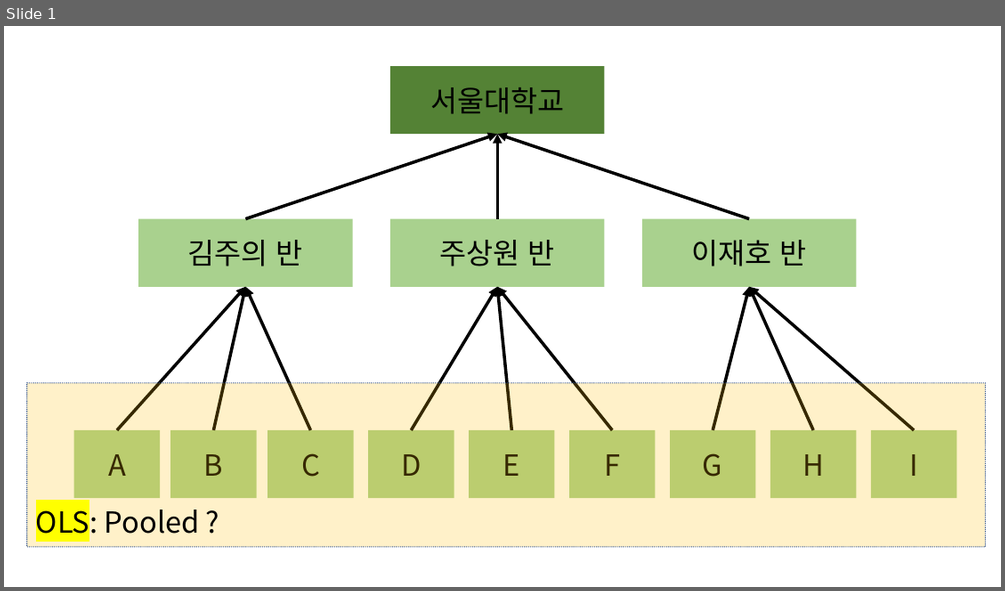
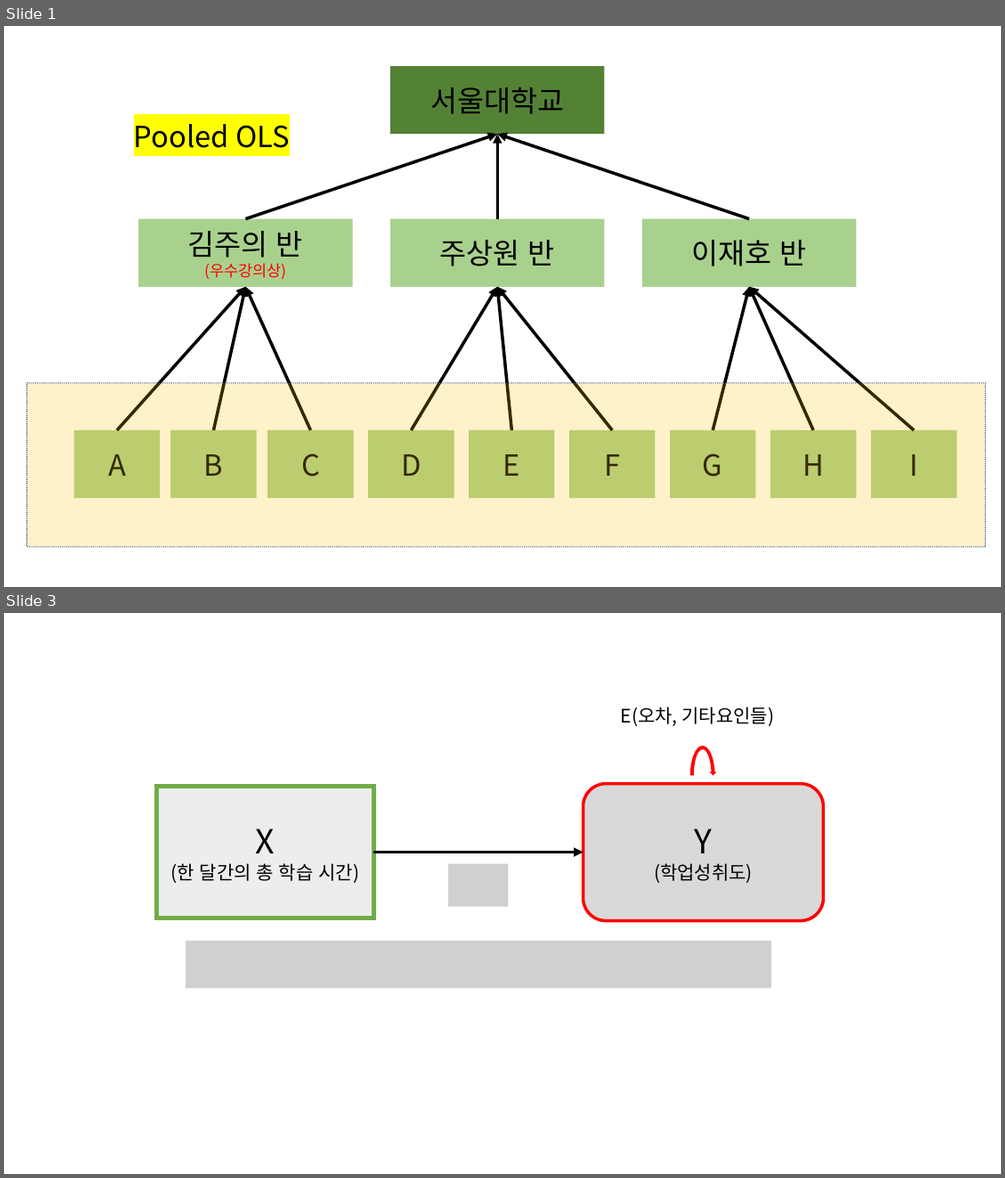
Before and after one commit to SangwonJu/HLM, a slide deck: 그림.pptx. Shown one above the other, each under a label of ours: slide 1 before the commit, slides 1 and 3 after it; the slides between them are not shown. The pictures are 1005x591 and 1005x1178 pixels, drawn with LibreOffice and Linux fonts; fonts in the diff are those of the drawing; grey boxes stand for pictures. Boxes give left, top, right and bottom in pixels: in the first picture for what was removed or moved away, otherwise in the second. Text is boxed around its words. In the diff, an @@ line names an element or a change of style, - is before the commit and + after.

```diff
--- a/그림.pptx
+++ b/그림.pptx
@@ slide 3 added at (4, 613, 1001, 1174), background #FFFFFF @@
@@ text added at (621, 706, 774, 726), 18 pt, text #000000 @@
+E(오차, 기타요인들)
@@ circular arrow added at (688, 744, 717, 807), fill #FF0000 @@
@@ rectangle added at (156, 787, 373, 918), fill #EDEDED, outline #70AD47 4.5 pt, 18 pt, text #000000 @@
+X
+(한 달간의 총 학습 시간)
@@ rounded rectangle added at (582, 784, 823, 920), fill #D9D9D9, outline #FF0000 3 pt, 18 pt, text #000000 @@
+Y
+(학업성취도)
@@ arrow added from (373, 852) to (582, 852), #000000 3 pt @@
@@ picture added at (448, 863, 508, 906) @@
@@ picture added at (186, 941, 771, 989) @@
@@ slide 1 changed as well @@
@@ text at (134, 124, 290, 148): text changed @@
-OLS: Pooled ?
+Pooled OLS
@@ text in rectangle at (188, 231, 303, 280): text changed; size 28 to 15 pt; text colour #000000 to #FF0000 @@
-김주의 반
+김주의 반
+(우수강의상)
```
Also in this commit, not shown: 9 other slides added, 45 other files.
